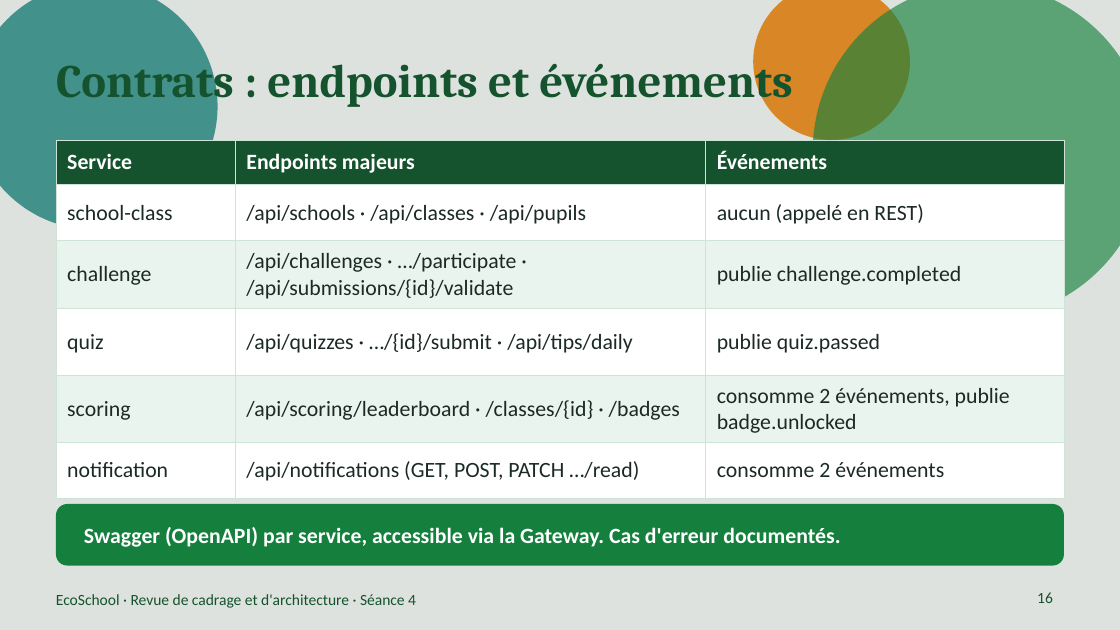
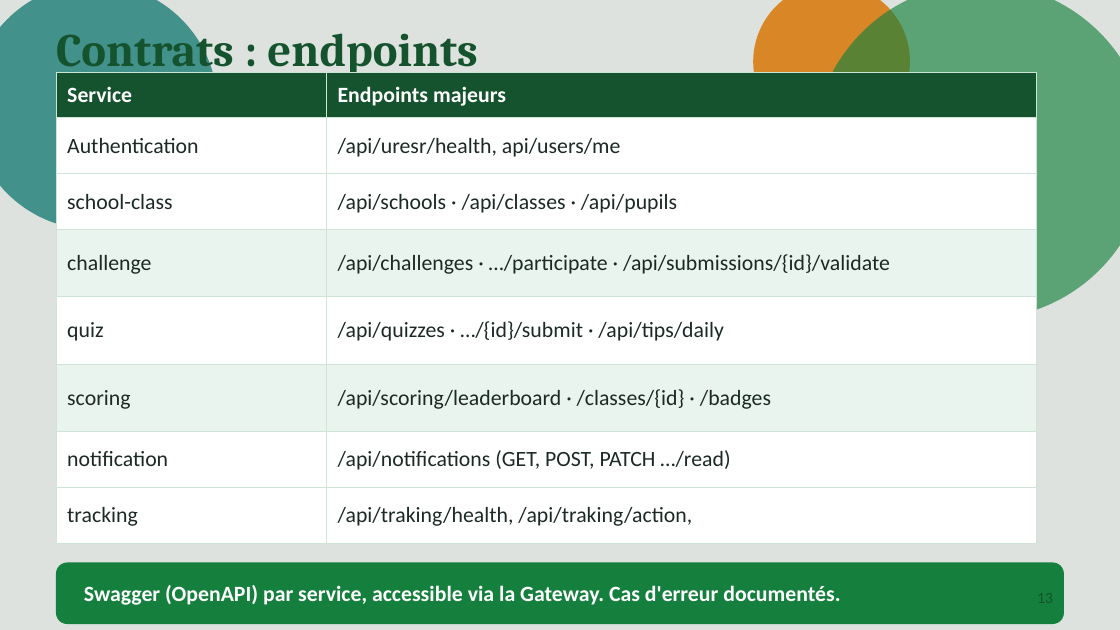
Before and after one commit to mustapha605/EcoSchool, a slide deck: slide 13 of Documentation/Presentation/EcoSchool_Presentation.pptx (slide 16 before the commit). Drawn at 1120x630 pixels with LibreOffice and Linux fonts; fonts in the diff are those of the drawing. Boxes give left, top, right and bottom in pixels: in the first picture for what was removed or moved away, otherwise in the second. Text is boxed around its words. In the diff, an @@ line names an element or a change of style, - is before the commit and + after.

```diff
--- a/Documentation/Presentation/EcoSchool_Presentation.pptx
+++ b/Documentation/Presentation/EcoSchool_Presentation.pptx
@@ title at (56,24,477,77): text changed @@
-Contrats : endpoints et événements
+Contrats : endpoints
@@ table at (56,73,1036,543) @@
-Service | Endpoints majeurs | Événements
-school-class | /api/schools · /api/classes · /api/pupils | aucun (appelé en REST)
-challenge | /api/challenges · …/participate · /api/submissions/{id}/validate | publie challenge.completed
-quiz | /api/quizzes · …/{id}/submit · /api/tips/daily | publie quiz.passed
-scoring | /api/scoring/leaderboard · /classes/{id} · /badges | consomme 2 événements, publie badge.unlocked
-notification | /api/notifications (GET, POST, PATCH …/read) | consomme 2 événements
+Service | Endpoints majeurs
+Authentication | /api/uresr/health, api/users/me
+school-class | /api/schools · /api/classes · /api/pupils
+challenge | /api/challenges · …/participate · /api/submissions/{id}/validate
+quiz | /api/quizzes · …/{id}/submit · /api/tips/daily
+scoring | /api/scoring/leaderboard · /classes/{id} · /badges
+notification | /api/notifications (GET, POST, PATCH …/read)
+tracking | /api/traking/health, /api/traking/action,
@@ table: place and size @@
-table at (56,140,1064,498)
+table at (56,73,1036,543)
@@ rounded rectangle: place and size @@
-rounded rectangle at (56,504,1064,566)
+rounded rectangle at (56,562,1064,624)
@@ text "Swagger (OpenAPI) par service, accessible ...": place and size @@
-text "Swagger (OpenAPI) par service, accessible ..." at (84,527,840,547)
+text "Swagger (OpenAPI) par service, accessible ..." at (84,585,840,605)
@@ page number removed at (1037,592,1053,603) @@
-16
```
Also in this commit, not shown: 13 other slides changed, 3 slides removed.
